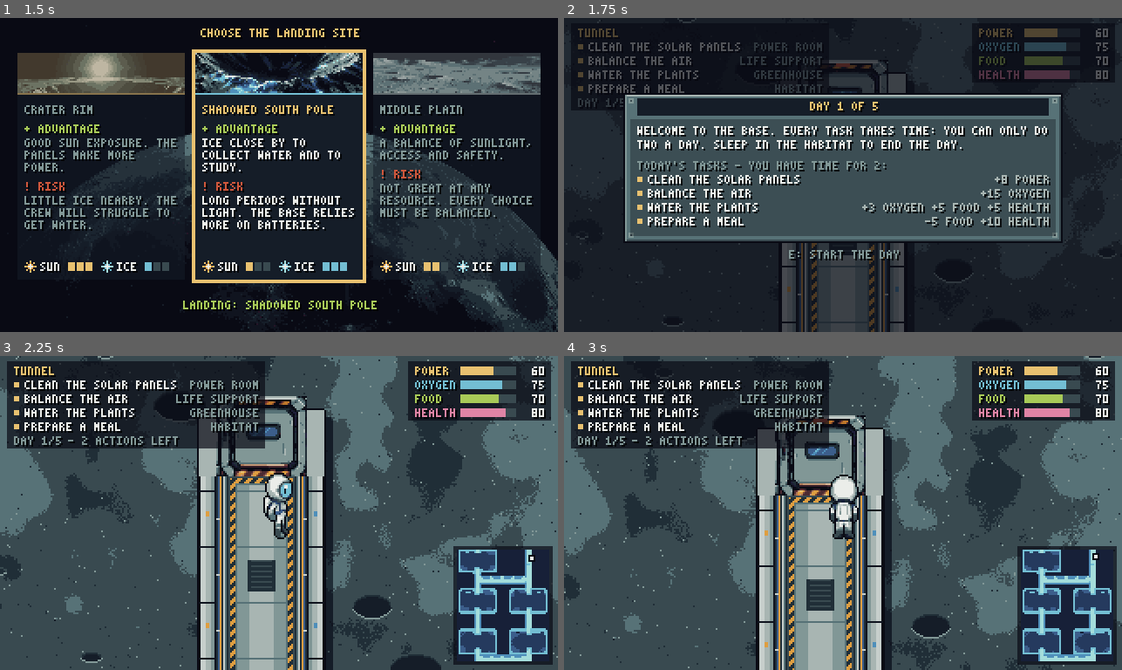
Above: before the commit, frames 1-4 (two rows, left to right).
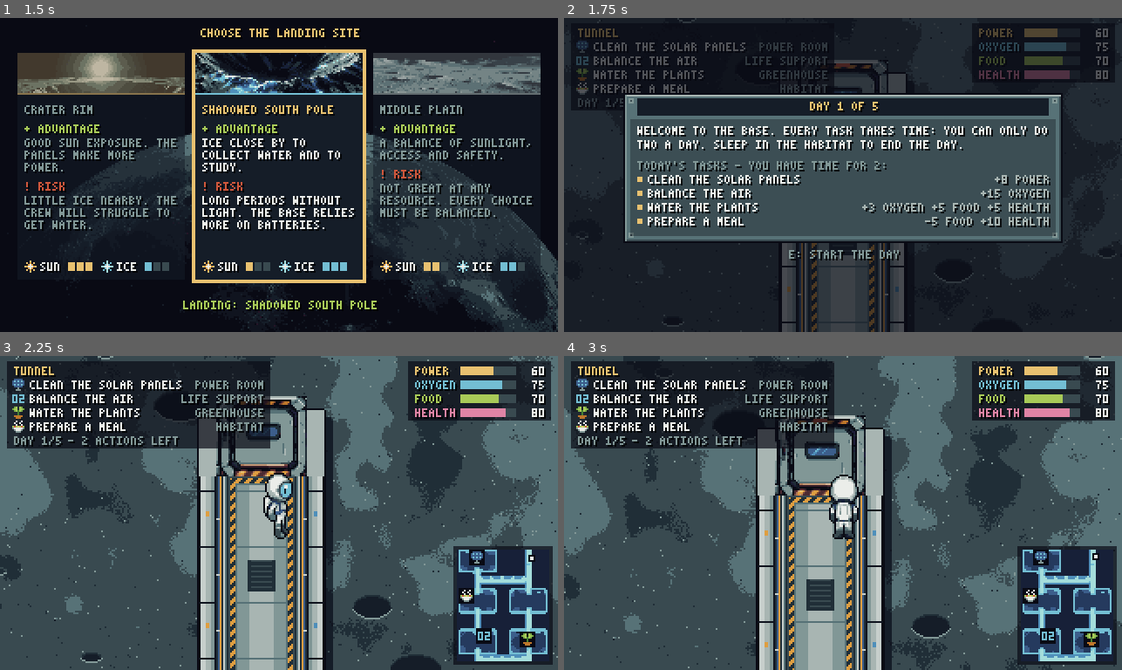
Above: after the commit, the same moments.

Repository: HattoriLoL/Artemis-Adventure
Game: Godot game, scene res://cenas/escolha_pouso.tscn
Same seed, same stepped clock (60 frames per second), same inputs: the game is played once before the commit and once after it.
Inputs (mouse positions are in pixels of both pictures, inside the frame that each line leads up to):
- Up to frame 1 (1.5 s): tap Enter (ui_accept) at 0.5, 0.77, 1.25 s; move the mouse to (401, 159) at 0.52 s; hold D (direita) 0.53-1.28 s; tap Shift (andar) at 0.6 s; click (401, 159) at 0.67 s; move the mouse to (167, 190) at 1.27 s; hold S (baixo) from 1.28 s (still down); tap E (usar) at 1.35 s
- Up to frame 2 (1.75 s): keep holding S (baixo); tap Enter (ui_accept) at 1.52 s
- Up to frame 3 (2.25 s): tap Enter (ui_accept) at 2 s; move the mouse to (334, 443) at 2.02 s; release S (baixo) at 2.03 s; hold D (direita) from 2.03 s (still down); tap X at 2.1 s
- Up to frame 4 (3 s): tap Enter (ui_accept) at 2.75 s; move the mouse to (815, 575) at 2.77 s; release D (direita) at 2.78 s; hold W (cima) from 2.78 s (still down); tap J at 2.85 s; click (815, 575) at 2.92 s

Frame 1 is identical in both runs. In frame 2, 2.4% of the frame differs, in the area x 2-49%, y 7-25%; in frame 3, 4.0%; in frame 4, 4.1%, in the area x 2-96%, y 1-93%.

Commit message:
Ícones das tarefas na lista do HUD e no minimapa
Cada tarefa tem um ícone 7x7 (assets/icones/<sala>_<tarefa>.png): na lista do canto de cima ele substitui o
quadradinho (feita = apagado com visto verde) e no minimapa substitui a cruz amarela, fixo e com moldura amarela
piscando. Tarefa sem ícone continua como antes.

Diff:
--- a/jogo/scripts/mapa.gd
+++ b/jogo/scripts/mapa.gd
@@ -152,7 +152,8 @@
 		_objeto(ob, pos, corpo)
 	for tf in dados["tarefas"]:
 		var item := {"sala": nome, "id": nome + "/" + str(tf["id"]), "texto": tf["texto"],
-			"pos": pos + Vector2(tf["x"], tf["y"]), "minigame": str(tf.get("minigame", ""))}
+			"pos": pos + Vector2(tf["x"], tf["y"]), "minigame": str(tf.get("minigame", "")),
+			"icone": _icone(nome + "/" + str(tf["id"]))}
 		tarefas.append(item)
 		var m := Polygon2D.new()                     # seta amarela pulando sobre a tarefa (como no Among Us)
 		m.polygon = PackedVector2Array([Vector2(-3, 0), Vector2(3, 0), Vector2(0, 4)])
@@ -167,6 +168,13 @@
 		if it.has("acordar"):                        # cama: onde o astronauta aparece de manhã (fora do alcance do E)
 			item["acordar"] = pos + Vector2(it["acordar"][0], it["acordar"][1])
 		interacoes.append(item)
+
+
+## Ícone 7x7 da tarefa (lista do HUD e minimapa): res://assets/icones/<sala>_<tarefa>.png. Sem arquivo, null (a
+## lista volta ao quadradinho e o minimapa à cruz amarela). Desenhados em arte/icones_tarefas.py.
+func _icone(id: String) -> Texture2D:
+	var c := "res://assets/icones/%s.png" % id.replace("/", "_")
+	return load(c) if ResourceLoader.exists(c) else null
 
 
 ## Sprite que entra no Y-sort pela linha `base` (onde ele toca o chão), desenhado com o canto em `canto`.
@@ -596,7 +604,7 @@
 	largura = max(largura, Fonte.largura(rodape + " - " + acoes) + 10)
 	for tf in lista:
 		var extra: float = 0.0 if tf["sala"] == sala_atual else Fonte.largura(_titulo_sala(tf["sala"])) + 8
-		largura = max(largura, Fonte.largura(str(tf["texto"])) + 14 + extra)
+		largura = max(largura, Fonte.largura(str(tf["texto"])) + 17 + extra)
 	var linhas := lista.size() + 2
 	hud.draw_rect(Rect2(4, 3, largura, 2 + 8 * linhas), Color(0.035, 0.04, 0.08, 0.7))
 	var y := 6
@@ -605,8 +613,14 @@
 		y += 8
 		var feito := feitas.has(tf["id"])
 		var pode := ciclo.disponivel(tf["id"]) and not feito
-		hud.draw_rect(Rect2(8, y + 1, 3, 3), VERDE if feito else (AMARELO if pode else ESCURO))
-		Fonte.desenhar(hud, str(tf["texto"]), Vector2(14, y), BRANCO if pode else CINZA)
+		var ic: Texture2D = tf.get("icone")
+		if ic:                                     # o mesmo ícone do minimapa; feita = apagado com um visto verde
+			hud.draw_texture(ic, Vector2(7, y - 1), Color.WHITE if pode else Color(1, 1, 1, 0.35))
+			if feito:
+				_visto(Vector2(9, y + 1))
+		else:
+			hud.draw_rect(Rect2(8, y + 1, 3, 3), VERDE if feito else (AMARELO if pode else ESCURO))
+		Fonte.desenhar(hud, str(tf["texto"]), Vector2(17, y), BRANCO if pode else CINZA)
 		if tf["sala"] != sala_atual:
 			var s := _titulo_sala(tf["sala"])
 			Fonte.desenhar(hud, s, Vector2(4 + largura - 4 - Fonte.largura(s), y), ESCURO if not pode else CINZA)
@@ -640,8 +654,9 @@
 		Fonte.centralizado(hud, aviso, 160, 57, BRANCO)
 
 
-## Minimapa no canto de baixo à direita: a base inteira, um marcador amarelo piscando em cada tarefa que dá para
-## fazer agora (as mesmas da seta amarela: oferecidas hoje, não feitas, com ação sobrando) e o astronauta em branco.
+## Minimapa no canto de baixo à direita: a base inteira, o ícone de cada tarefa que dá para fazer agora (com moldura
+## amarela piscando; o mesmo ícone da lista no canto de cima) e o astronauta em branco. As tarefas são as mesmas da
+## seta amarela: oferecidas hoje, não feitas, com ação sobrando.
 ## Some com os minigames, os painéis do dia (boletim, noite, fim) e enquanto ele dorme.
 func _desenha_minimapa() -> void:
 	if em_minigame or fim or dormindo or escuro > 0.0 or ciclo.ocupado():
@@ -649,14 +664,22 @@
 	var tam := TEX_MINIMAPA.get_size()
 	hud.draw_rect(Rect2(MINI_POS - Vector2(2, 2), tam + Vector2(4, 4)), Color(0.035, 0.04, 0.08, 0.7))
 	hud.draw_texture(TEX_MINIMAPA, MINI_POS)
-	if fmod(t, 0.8) < 0.55:
-		for id in ciclo.hoje:
-			if feitas.has(id) or not ciclo.disponivel(id):
-				continue
-			var tf := _tarefa(id)
-			if tf.is_empty():
-				continue
-			var m := _no_minimapa(tf["pos"])
+	var aceso := fmod(t, 0.8) < 0.55
+	for id in ciclo.hoje:
+		if feitas.has(id) or not ciclo.disponivel(id):
+			continue
+		var tf := _tarefa(id)
+		if tf.is_empty():
+			continue
+		var m := _no_minimapa(tf["pos"])
+		var ic: Texture2D = tf.get("icone")
+		if ic:                                     # o ícone da lista, fixo, com a moldura amarela piscando
+			var c := m.clamp(MINI_POS + Vector2(3, 3), MINI_POS + TEX_MINIMAPA.get_size() - Vector2(4, 4))
+			var r := Rect2(c - Vector2(3, 3), Vector2(7, 7))
+			_moldura_px(r.grow(1), AMARELO if aceso else CONTORNO)
+			hud.draw_rect(r, CONTORNO)
+			hud.draw_texture(ic, r.position)
+		elif aceso:
 			hud.draw_rect(Rect2(m + Vector2(-1, -2), Vector2(3, 5)), CONTORNO)    # cruz amarela com contorno
 			hud.draw_rect(Rect2(m + Vector2(-2, -1), Vector2(5, 3)), CONTORNO)
 			hud.draw_rect(Rect2(m + Vector2(0, -1), Vector2(1, 3)), AMARELO)
@@ -664,6 +687,23 @@
 	var j := _no_minimapa(jogador.global_position)
 	hud.draw_rect(Rect2(j - Vector2(1, 1), Vector2(4, 4)), CONTORNO)
 	hud.draw_rect(Rect2(j, Vector2(2, 2)), BRANCO)
+
+
+## Moldura de 1 px por dentro do retângulo.
+func _moldura_px(r: Rect2, cor: Color) -> void:
+	hud.draw_rect(Rect2(r.position, Vector2(r.size.x, 1)), cor)
+	hud.draw_rect(Rect2(r.position + Vector2(0, r.size.y - 1), Vector2(r.size.x, 1)), cor)
+	hud.draw_rect(Rect2(r.position, Vector2(1, r.size.y)), cor)
+	hud.draw_rect(Rect2(r.position + Vector2(r.size.x - 1, 0), Vector2(1, r.size.y)), cor)
+
+
+## Visto verde (5x4) com contorno escuro, por cima do ícone de uma tarefa feita.
+func _visto(p: Vector2) -> void:
+	for d in [Vector2(0, 1), Vector2(1, 0), Vector2(0, -1), Vector2(-1, 0)]:
+		for q in [Vector2(0, 2), Vector2(1, 3), Vector2(2, 2), Vector2(3, 1), Vector2(4, 0)]:
+			hud.draw_rect(Rect2(p + q + d, Vector2.ONE), CONTORNO)
+	for q in [Vector2(0, 2), Vector2(1, 3), Vector2(2, 2), Vector2(3, 1), Vector2(4, 0)]:
+		hud.draw_rect(Rect2(p + q, Vector2.ONE), VERDE)
 
 
 ## Posição no mapa -> pixel do minimapa na tela (preso dentro dele).
Binary file added: jogo/assets/icones/abrigo_blindagem.png
Not shown, added: jogo/assets/icones/abrigo_blindagem.png.import
Binary file added: jogo/assets/icones/energia_baterias.png
Not shown, added: jogo/assets/icones/energia_baterias.png.import
Binary file added: jogo/assets/icones/energia_distribuicao.png
Not shown, added: jogo/assets/icones/energia_distribuicao.png.import
Binary file added: jogo/assets/icones/energia_paineis.png
Not shown, added: jogo/assets/icones/energia_paineis.png.import
Binary file added: jogo/assets/icones/energia_tanques.png
Not shown, added: jogo/assets/icones/energia_tanques.png.import
Binary file added: jogo/assets/icones/energia_terminal.png
Not shown, added: jogo/assets/icones/energia_terminal.png.import
(and 12 more such lines)
